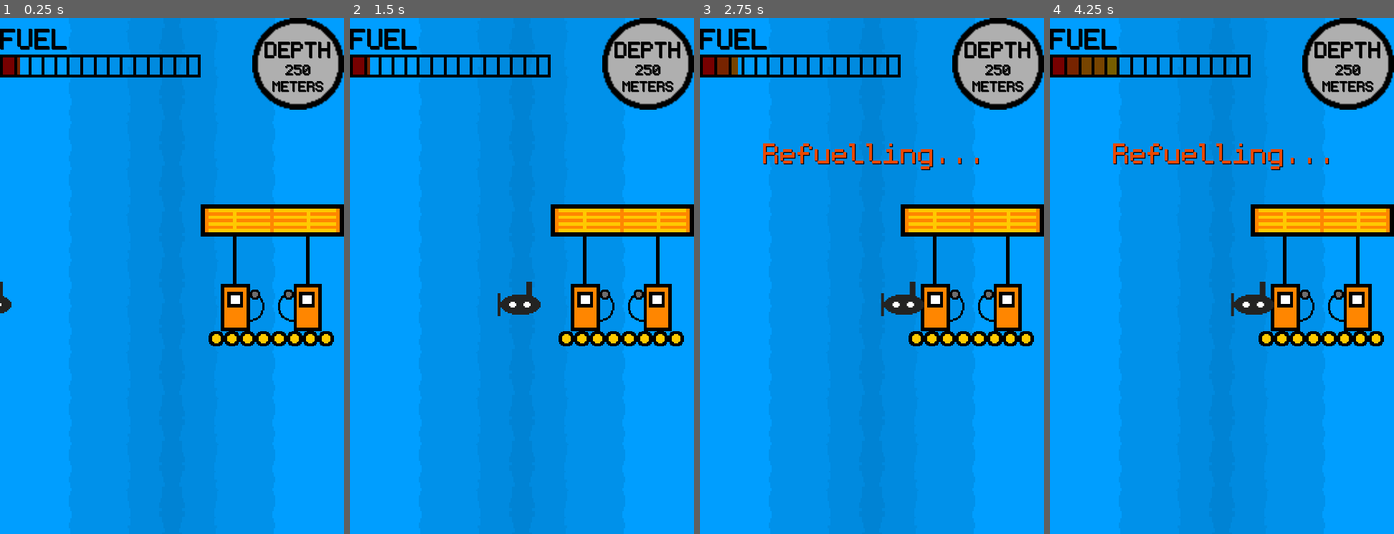
Above: before the commit, frames 1-4 (left to right).
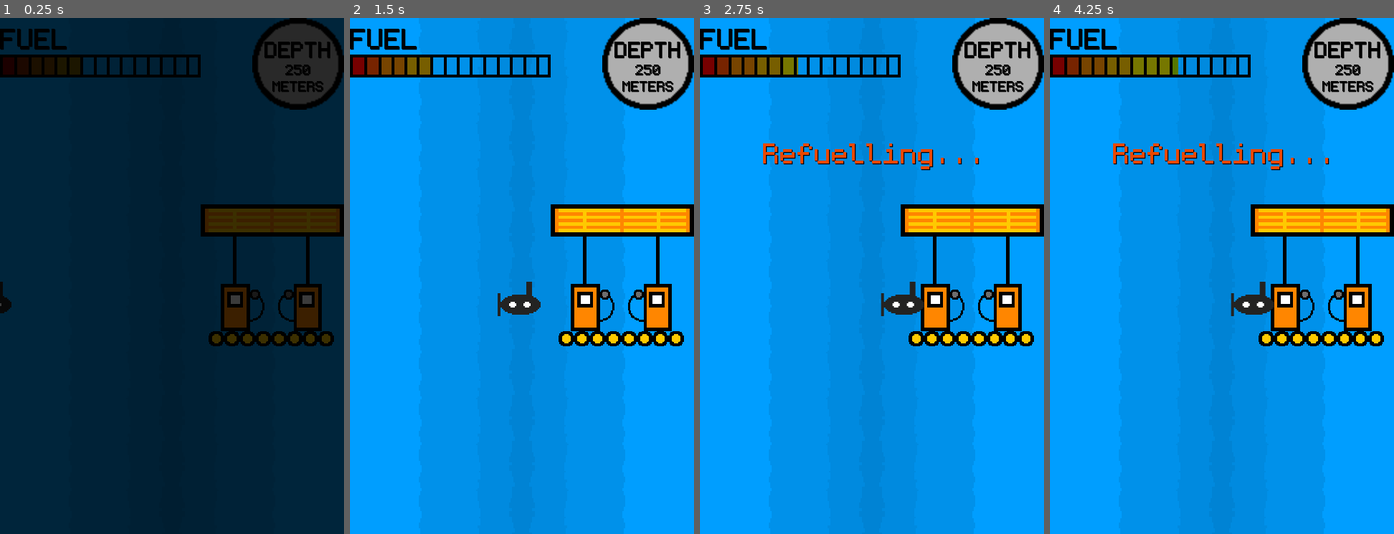
Above: after the commit, the same moments.

Repository: seb-navarro/Endless_Depth
Game: Godot game, scene res://Refuel/Refuel.tscn
The game is run twice, just before and just after one commit, with the same random seed, the same clock (stepped at 60 frames per second) and the same inputs. This scene is started directly instead of the project's main scene.
Inputs:
- Up to frame 1 (0.25 s): no input
- Up to frame 2 (1.5 s): hold D (move_right) 0.53-1.28 s; hold A (move_left) from 1.28 s (still down)
- Up to frame 3 (2.75 s): tap Enter at 2 s; release A (move_left) at 2.03 s; hold D (move_right) from 2.03 s (still down)
- Up to frame 4 (4.25 s): tap Space at 2.75 s; release D (move_right) at 3.53 s; hold A (move_left) from 3.53 s (still down)

The runs differ from the first frame. In frame 1, 95% of the frame differs, in the area x 0-100%, y 0-100%; in frame 2, 0.5%; in frame 3, 0.4%; in frame 4, 0.5%.

Commit message:
refuel scene fixed with exit to main gameplay scene

Diff:
--- a/Main/Main.tscn
+++ b/Main/Main.tscn
@@ -87,6 +87,7 @@
 grow_horizontal = 2
 grow_vertical = 2
 color = Color(0, 0, 0, 1)
+metadata/_edit_use_anchors_ = true
 
 [node name="AnimationPlayer" type="AnimationPlayer" parent="Fade"]
 libraries = {
--- a/Main/main.gd
+++ b/Main/main.gd
@@ -94,6 +94,9 @@
 	$Fade/AnimationPlayer.play("fade_out")
 
 
+func refuel():
+	pass
+
 
 
 func _on_fade_timer_timeout() -> void:
--- a/Player/Player.gd
+++ b/Player/Player.gd
@@ -13,6 +13,8 @@
 
 # Called when the node enters the scene tree for the first time.
 func _ready() -> void:
+	down = 3000
+	velocity = Vector2.ZERO
 	finish = false
 	boosting = false
 	keep_boost = false
--- a/Refuel/Refuel.tscn
+++ b/Refuel/Refuel.tscn
@@ -129,11 +129,66 @@
 "name": &"submarine",
 "speed": 12.0
 }, {
-"frames": [],
+"frames": [{
+"duration": 1.0,
+"texture": ExtResource("5_onwvp")
+}],
 "loop": true,
 "name": &"submarine_still",
-"speed": 5.0
+"speed": 12.0
 }]
+
+[sub_resource type="Animation" id="Animation_5w61h"]
+resource_name = "fade_in"
+tracks/0/type = "value"
+tracks/0/imported = false
+tracks/0/enabled = true
+tracks/0/path = NodePath("ColorRect:modulate")
+tracks/0/interp = 1
+tracks/0/loop_wrap = true
+tracks/0/keys = {
+"times": PackedFloat32Array(0, 1),
+"transitions": PackedFloat32Array(1, 1),
+"update": 0,
+"values": [Color(0, 0, 0, 1), Color(0, 0, 0, 0)]
+}
+
+[sub_resource type="Animation" id="Animation_3hwpl"]
+length = 0.001
+tracks/0/type = "value"
+tracks/0/imported = false
+tracks/0/enabled = true
+tracks/0/path = NodePath("ColorRect:modulate")
+tracks/0/interp = 1
+tracks/0/loop_wrap = true
+tracks/0/keys = {
+"times": PackedFloat32Array(0),
+"transitions": PackedFloat32Array(1),
+"update": 0,
+"values": [Color(0, 0, 0, 1)]
+}
+
+[sub_resource type="Animation" id="Animation_qicmm"]
+resource_name = "fade_out"
+tracks/0/type = "value"
+tracks/0/imported = false
+tracks/0/enabled = true
+tracks/0/path = NodePath("ColorRect:modulate")
+tracks/0/interp = 1
+tracks/0/loop_wrap = true
+tracks/0/keys = {
+"times": PackedFloat32Array(0.0333334, 1),
+"transitions": PackedFloat32Array(1, 1),
+"update": 0,
+"values": [Color(0, 0, 0, 0), Color(0, 0, 0, 1)]
+}
+
+[sub_resource type="AnimationLibrary" id="AnimationLibrary_a0n6q"]
+_data = {
+"RESET": SubResource("Animation_3hwpl"),
+"fade_in": SubResource("Animation_5w61h"),
+"fade_out": SubResource("Animation_qicmm")
+}
 
 [node name="Refuel" type="Node"]
 script = ExtResource("1_nh7bu")
@@ -149,7 +204,7 @@
 [node name="Submarine" type="AnimatedSprite2D" parent="."]
 position = Vector2(0, 352)
 sprite_frames = SubResource("SpriteFrames_q254i")
-animation = &"exit"
+animation = &"submarine_still"
 
 [node name="RefuelTimer" type="Timer" parent="."]
 wait_time = 11.0
@@ -158,5 +213,23 @@
 [node name="FillUpTimer" type="Timer" parent="."]
 wait_time = 0.1
 
+[node name="Fade" type="CanvasLayer" parent="."]
+
+[node name="ColorRect" type="ColorRect" parent="Fade"]
+modulate = Color(0, 0, 0, 1)
+offset_right = 480.0
+offset_bottom = 720.0
+color = Color(0, 0, 0, 1)
+
+[node name="AnimationPlayer" type="AnimationPlayer" parent="Fade"]
+libraries = {
+"": SubResource("AnimationLibrary_a0n6q")
+}
+
+[node name="FadeTimer" type="Timer" parent="Fade"]
+
+[node name="TransitionTimer" type="Timer" parent="Fade"]
+
 [connection signal="timeout" from="RefuelTimer" to="." method="_on_refuel_timer_timeout"]
 [connection signal="timeout" from="FillUpTimer" to="." method="_on_fill_up_timer_timeout"]
+[connection signal="timeout" from="Fade/TransitionTimer" to="." method="_on_transition_timer_timeout"]
--- a/Refuel/refuel.gd
+++ b/Refuel/refuel.gd
@@ -7,11 +7,15 @@
 var submarine_limit = screen_width - refuel_station_size.x
 var movement = 200
 var loop = false
-var fuel = 10
+var fuel = 40
 var depth = 250
+var full = false
 
 # Called when the node enters the scene tree for the first time.
 func _ready() -> void:
+	full = false
+	loop = false
+	$Fade/ColorRect.visible = true
 	$HUD/FuelGauge.value = fuel
 	$HUD/Left.hide()
 	$HUD/Right.hide()
@@ -21,6 +25,7 @@
 	$Submarine.position.y = screen_height / 2 + submarine_size.y / 2
 	$Submarine.position.x = 0 - submarine_size.x
 	$Submarine.animation = "submarine"
+	transition_in()
 
 
 # Called every frame. 'delta' is the elapsed time since the previous frame.
@@ -39,11 +44,17 @@
 		loop = false
 		submarine_limit += 100
 
+	if full == true:
+		if $Submarine.position.x <= 0 - submarine_size.x / 2:
+			transition_out()
+			full = false
+
 
 func _on_refuel_timer_timeout() -> void:
 	$FillUpTimer.stop()
 	movement = -100
 	$Submarine.animation = "exit"
+	full = true
 
 
 func _on_fill_up_timer_timeout() -> void:
@@ -54,3 +65,17 @@
 		$FillUpTimer.stop()
 		$RefuelTimer.start(1)
 		$HUD.show_message("Refuelling...", 1)
+
+
+func transition_in():
+	$Fade/ColorRect.visible = true
+	$Fade/AnimationPlayer.play("fade_in")
+
+func transition_out():
+	$Fade/TransitionTimer.start()
+	$Fade/ColorRect.visible = true
+	$Fade/AnimationPlayer.play("fade_out")
+
+
+func _on_transition_timer_timeout() -> void:
+	get_tree().change_scene_to_file("res://Main/Main.tscn")
Not shown: 1 places in Refuel/Refuel.tscn that only renumber resources
